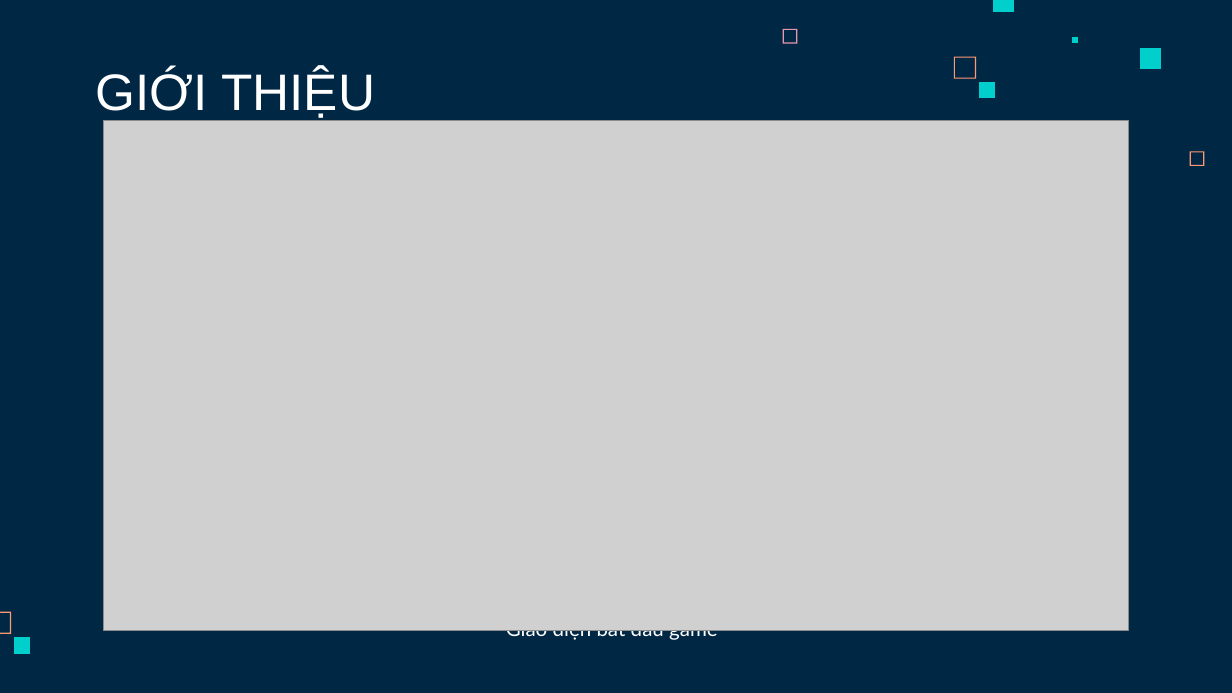
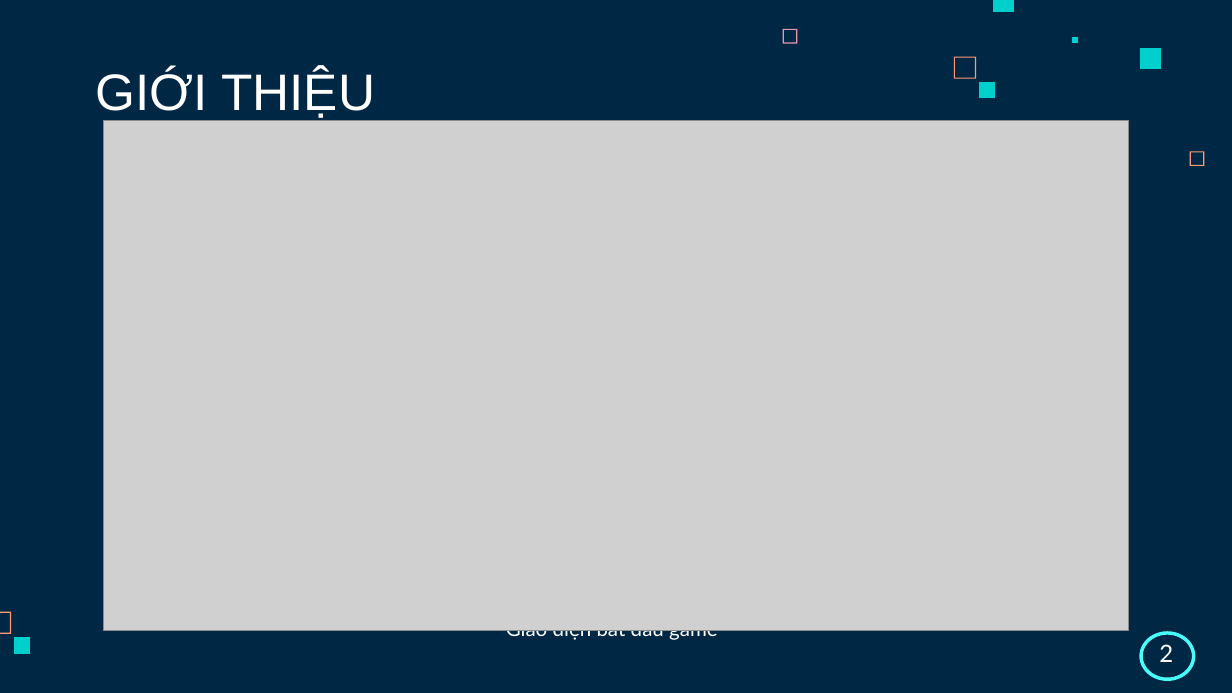
Before and after one commit to quang-pth/zelda-clone-pygame, a slide deck: slide 2 of slide-bao-cao.pptx. Drawn at 1232x693 pixels with LibreOffice and Linux fonts; fonts in the diff are those of the drawing; grey boxes stand for pictures. Boxes give left, top, right and bottom in pixels: in the first picture for what was removed or moved away, otherwise in the second. Text is boxed around its words. In the diff, an @@ line names an element or a change of style, - is before the commit and + after.

```diff
--- a/slide-bao-cao.pptx
+++ b/slide-bao-cao.pptx
@@ ellipse added at [1141,633,1194,680], fill #002845, outline #49FFFC 2 pt @@
@@ text added at [1159,644,1173,662], 14 pt, text #FFFFFF @@
+2
```
Also in this commit, not shown: 4 other slides changed, 4 slides added, 2 slides removed.
